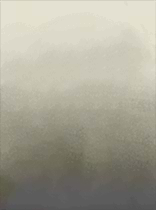
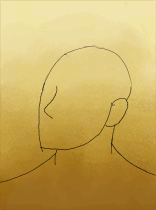
Comparing the layer stacks of the two 156x210 images. Changes:
painted on "Paint Layer 1" over [0, 0, 156, 192]
added layer "Ideology" (soft light) above "Background" over [0, 0, 156, 210]
